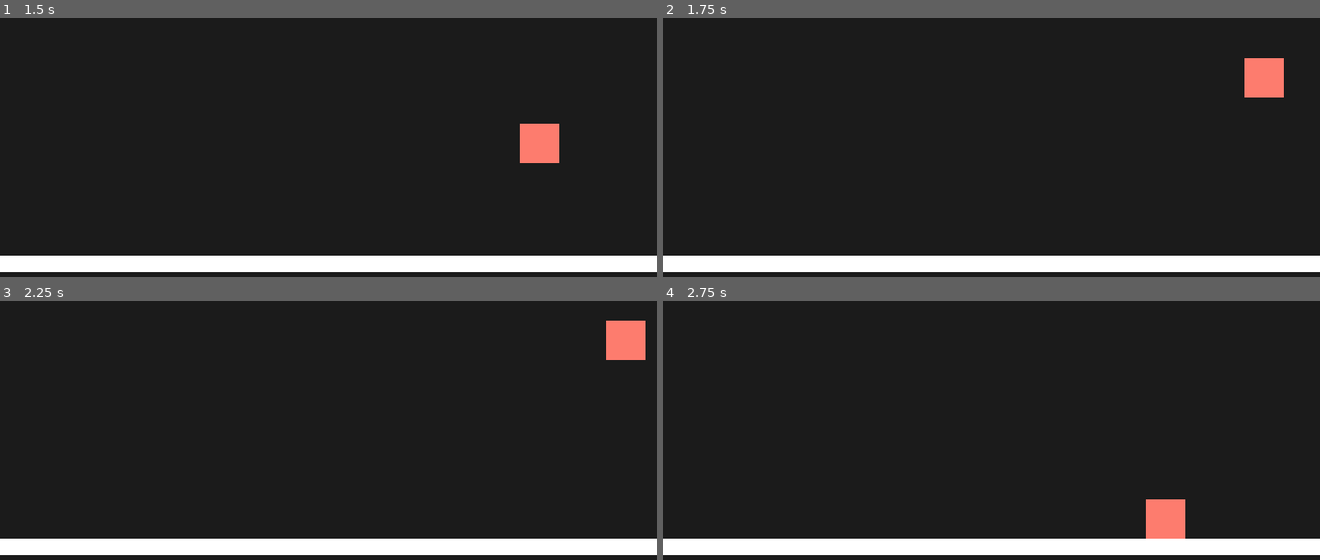
Above: before the commit, frames 1-4 (two rows, left to right).
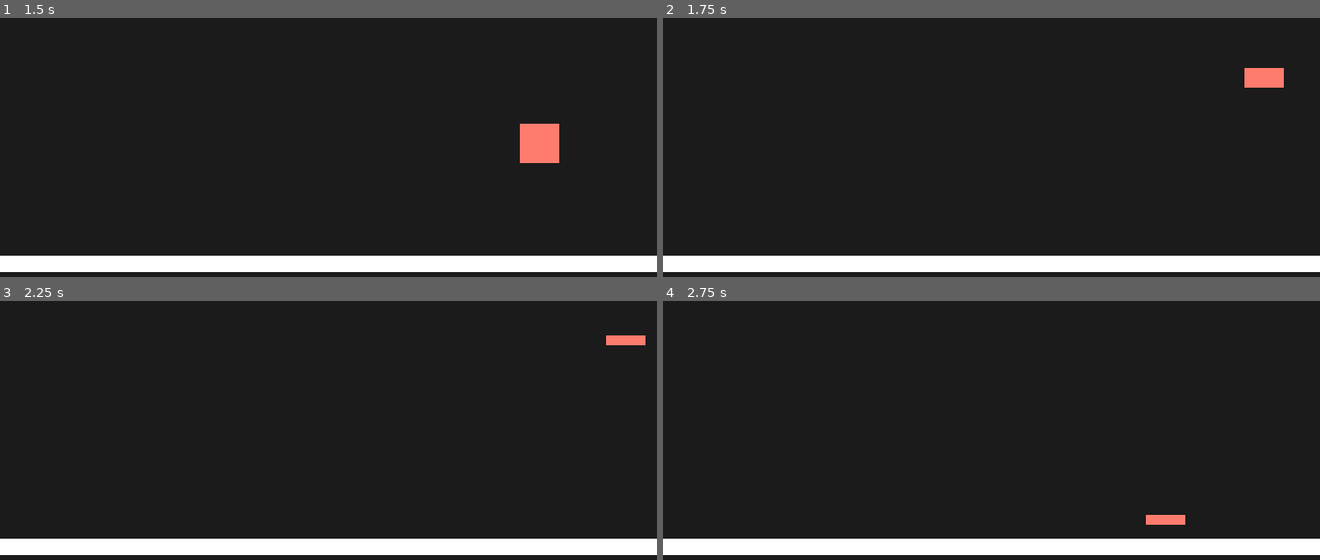
Above: after the commit, the same moments.

Repository: ankit-suman-07/GAME_MECHANICS_2D
Game: Godot game, scene res://scenes/mechanics/main_move.tscn
Same seed, same stepped clock (60 frames per second), same inputs: the game is played once before the commit and once after it. The project has no main scene, so this scene is started directly.
Inputs:
- Up to frame 1 (1.5 s): tap Enter (shoot) at 0.5, 0.8, 1.35 s; hold Right (right) from 0.53 s (still down); tap F (draw, bound only before the commit) at 0.6 s; tap Space (jump) at 0.77 s
- Up to frame 2 (1.75 s): keep holding Right (right); tap Space (jump) at 1.52 s; tap C (crouch, bound only after the commit) at 1.55 s
- Up to frame 3 (2.25 s): release Right (right) at 2.03 s; hold Left (left) from 2.03 s (still down); tap C (crouch, bound only after the commit) at 2.1 s
- Up to frame 4 (2.75 s): keep holding Left (left); tap 1 (draw_gun, bound only after the commit) at 2.3 s

Frame 1 is identical in both runs. In frame 2, 0.5% of the frame differs, in the area x 88-95%, y 15-31%; in frame 3, 0.7%, in the area x 92-99%, y 7-23%; in frame 4, 0.7%.

Commit message:
Draw and shoot one weapon at a time

Diff:
--- a/project.godot
+++ b/project.godot
@@ -52,15 +52,29 @@
 "events": [Object(InputEventKey,"resource_local_to_scene":false,"resource_name":"","device":-1,"window_id":0,"alt_press …(192 unchanged characters)…
 ]
 }
-draw={
+draw_gun={
 "deadzone": 0.2,
-"events": [Object(InputEventKey,"resource_local_to_scene":fa …(140 unchanged characters)… d":false,"keycode":0,"physical_keycode":70,"key_label":0,"unicode":102,"location":0,"echo":false,"script":null)
+"events": [Object(InputEventKey,"resource_local_to_scene":fa …(140 unchanged characters)… d":false,"keycode":0,"physical_keycode":49,"key_label":0,"unicode":49,"location":0,"echo":false,"script":null)
 ]
 }
 shoot={
 "deadzone": 0.2,
 "events": [Object(InputEventKey,"resource_local_to_scene":false,"resource_name":"","device":-1,"window_id":0,"alt_press …(195 unchanged characters)…
 ]
+}
+draw_sword={
+"deadzone": 0.2,
+"events": [Object(InputEventKey,"resource_local_to_scene":false,"resource_name":"","device":-1,"window_id":0,"alt_pressed":false,"shift_pressed":false,"ctrl_pressed":false,"meta_pressed":false,"pressed":false,"keycode":0,"physical_keycode":50,"key_label":0,"unicode":50,"location":0,"echo":false,"script":null)
+]
+}
+crouch={
+"deadzone": 0.2,
+"events": [Object(InputEventKey,"resource_local_to_scene":false,"resource_name":"","device":-1,"window_id":0,"alt_pressed":false,"shift_pressed":false,"ctrl_pressed":false,"meta_pressed":false,"pressed":false,"keycode":0,"physical_keycode":67,"key_label":0,"unicode":99,"location":0,"echo":false,"script":null)
+]
+}
+slash={
+"deadzone": 0.2,
+"events": []
 }
 
 [input_devices]
--- /dev/null
+++ b/scenes/components/sword.tscn
@@ -0,0 +1,71 @@
+[gd_scene load_steps=6 format=3 uid="uid://dh1p3v8dpmxxs"]
+
+[ext_resource type="Script" uid="uid://bo024lr12hhfv" path="res://scripts/sword.gd" id="1_ognu2"]
+
+[sub_resource type="RectangleShape2D" id="RectangleShape2D_v5ht7"]
+size = Vector2(43.840622, 7.778177)
+
+[sub_resource type="Animation" id="Animation_q0gws"]
+length = 0.001
+tracks/0/type = "value"
+tracks/0/imported = false
+tracks/0/enabled = true
+tracks/0/path = NodePath(".:rotation")
+tracks/0/interp = 1
+tracks/0/loop_wrap = true
+tracks/0/keys = {
+"times": PackedFloat32Array(0),
+"transitions": PackedFloat32Array(1),
+"update": 0,
+"values": [0.0]
+}
+
+[sub_resource type="Animation" id="Animation_ognu2"]
+resource_name = "strike"
+length = 0.1
+step = 0.01
+tracks/0/type = "value"
+tracks/0/imported = false
+tracks/0/enabled = true
+tracks/0/path = NodePath(".:rotation")
+tracks/0/interp = 1
+tracks/0/loop_wrap = true
+tracks/0/keys = {
+"times": PackedFloat32Array(0.00076026906, 0.04, 0.06, 0.08, 0.1),
+"transitions": PackedFloat32Array(1, 1, 1, 1, 1),
+"update": 0,
+"values": [0.0, 0.3926991, 0.7853982, 0.3926991, 0.0]
+}
+
+[sub_resource type="AnimationLibrary" id="AnimationLibrary_4vkb2"]
+_data = {
+&"RESET": SubResource("Animation_q0gws"),
+&"strike": SubResource("Animation_ognu2")
+}
+
+[node name="sword" type="StaticBody2D"]
+script = ExtResource("1_ognu2")
+
+[node name="sword" type="ColorRect" parent="."]
+offset_top = -4.0
+offset_right = 60.0
+offset_bottom = 4.0
+rotation = -0.7853982
+
+[node name="handle" type="ColorRect" parent="."]
+offset_left = 17.0
+offset_top = -2.0
+offset_right = 37.0
+offset_bottom = 4.0
+rotation = -2.3561945
+
+[node name="CollisionShape2D" type="CollisionShape2D" parent="."]
+position = Vector2(29.750002, -28.25)
+rotation = -0.7853982
+scale = Vector2(0.9999999, 0.9999999)
+shape = SubResource("RectangleShape2D_v5ht7")
+
+[node name="AnimationPlayer" type="AnimationPlayer" parent="."]
+libraries = {
+&"": SubResource("AnimationLibrary_4vkb2")
+}
--- a/scenes/main_scenes/main_shoot.tscn
+++ /dev/null
@@ -1,14 +0,0 @@
-[gd_scene load_steps=4 format=3 uid="uid://djr2d1a8eyfwo"]
-
-[ext_resource type="PackedScene" uid="uid://cgdc08it3hl8q" path="res://scenes/components/platform.tscn" id="1_k33va"]
-[ext_resource type="Script" uid="uid://by4saop4h62fc" path="res://scripts/main_shoot.gd" id="1_wmxe0"]
-[ext_resource type="PackedScene" uid="uid://b4xnvt3uk0cnb" path="res://scenes/components/player.tscn" id="2_wmxe0"]
-
-[node name="main_shoot" type="Node2D"]
-script = ExtResource("1_wmxe0")
-
-[node name="platform" parent="." instance=ExtResource("1_k33va")]
-position = Vector2(0, 512)
-
-[node name="player" parent="." instance=ExtResource("2_wmxe0")]
-position = Vector2(280, 344)
--- /dev/null
+++ b/scenes/mechanics/main_shoot.tscn
@@ -0,0 +1,14 @@
+[gd_scene load_steps=4 format=3 uid="uid://djr2d1a8eyfwo"]
+
+[ext_resource type="Script" uid="uid://by4saop4h62fc" path="res://scripts/main_shoot.gd" id="1_b7pbw"]
+[ext_resource type="PackedScene" uid="uid://cgdc08it3hl8q" path="res://scenes/components/platform.tscn" id="2_url54"]
+[ext_resource type="PackedScene" uid="uid://b4xnvt3uk0cnb" path="res://scenes/components/player.tscn" id="3_g7rmd"]
+
+[node name="main_shoot" type="Node2D"]
+script = ExtResource("1_b7pbw")
+
+[node name="platform" parent="." instance=ExtResource("2_url54")]
+position = Vector2(0, 512)
+
+[node name="player" parent="." instance=ExtResource("3_g7rmd")]
+position = Vector2(280, 344)
--- a/scripts/main_shoot.gd
+++ b/scripts/main_shoot.gd
@@ -2,8 +2,11 @@
 
 @onready var player: CharacterBody2D = $player
 const GUN = preload("uid://dup4vihofivhj")
+const SWORD = preload("uid://dh1p3v8dpmxxs")
+
 
 var gun: Node2D = null
+var sword: Node2D = null
 var offset := 20  # distance from player in pixels
 var last_dir := 1 # default facing right
 
@@ -15,7 +18,9 @@
 		last_dir = dir
 
 	# Draw / holster gun
-	if Input.is_action_just_pressed("draw"):
+	if Input.is_action_just_pressed("draw_gun"):
+		if sword:
+			sword.queue_free()
 		if gun == null:
 			gun = GUN.instantiate()
 			player.add_child(gun)
@@ -27,7 +32,25 @@
 			gun.queue_free()
 			gun = null
 
+	if Input.is_action_just_pressed("draw_sword"):
+		if gun:
+			gun.queue_free()
+		if sword == null:
+			sword = SWORD.instantiate()
+			player.add_child(sword)
+
+			# initial facing based on last direction
+			sword.scale.x = last_dir
+			sword.position = Vector2(offset * last_dir, -10)
+		else:
+			sword.queue_free()
+			sword = null
+
 	# Update gun position / direction if equipped
 	if gun:
 		gun.scale.x = last_dir
 		gun.position.x = offset * last_dir
+
+	if sword:
+		sword.scale.x = last_dir
+		sword.position.x = offset * last_dir
--- a/scripts/move.gd
+++ b/scripts/move.gd
@@ -8,6 +8,7 @@
 var speed := BASE_SPEED
 var jumps_left := MAX_JUMPS
 var was_on_wall := false
+var can_crouch = false
 
 func _physics_process(delta: float) -> void:
 	if not is_on_floor():
@@ -42,4 +43,12 @@
 	if Input.is_action_just_pressed("dash"):
 		velocity.x += direction * 1000  # make sane later
 
+	if Input.is_action_just_pressed("crouch") and (can_crouch == false):
+		scale.y = scale.y/2
+		can_crouch = true
+	else:
+		can_crouch = false
+
+
+
 	move_and_slide()
--- /dev/null
+++ b/scripts/sword.gd
@@ -0,0 +1,36 @@
+extends StaticBody2D
+@onready var animation_player: AnimationPlayer = $AnimationPlayer
+
+var player: CharacterBody2D
+var last_direction := 1
+var can_hit := true
+
+func _ready() -> void:
+	player = get_parent() as CharacterBody2D
+	if player == null:
+		push_warning("Sword could not find player in scene tree.")
+
+func _process(delta: float) -> void:
+	if player == null:
+		return
+
+	var direction := Input.get_axis("left", "right")
+
+	# update last facing direction
+	if direction != 0:
+		last_direction = direction
+
+	if Input.is_action_just_pressed("shoot") and can_hit:
+		swing_sword()
+
+func swing_sword() -> void:
+	can_hit = false
+
+	# A 45-degree swing in direction of player facing
+	var angle := deg_to_rad(45) * last_direction
+
+	rotate(angle)
+	await get_tree().create_timer(0.1).timeout
+	rotate(-angle)
+
+	can_hit = true
Not shown, added: scripts/sword.gd.uid
